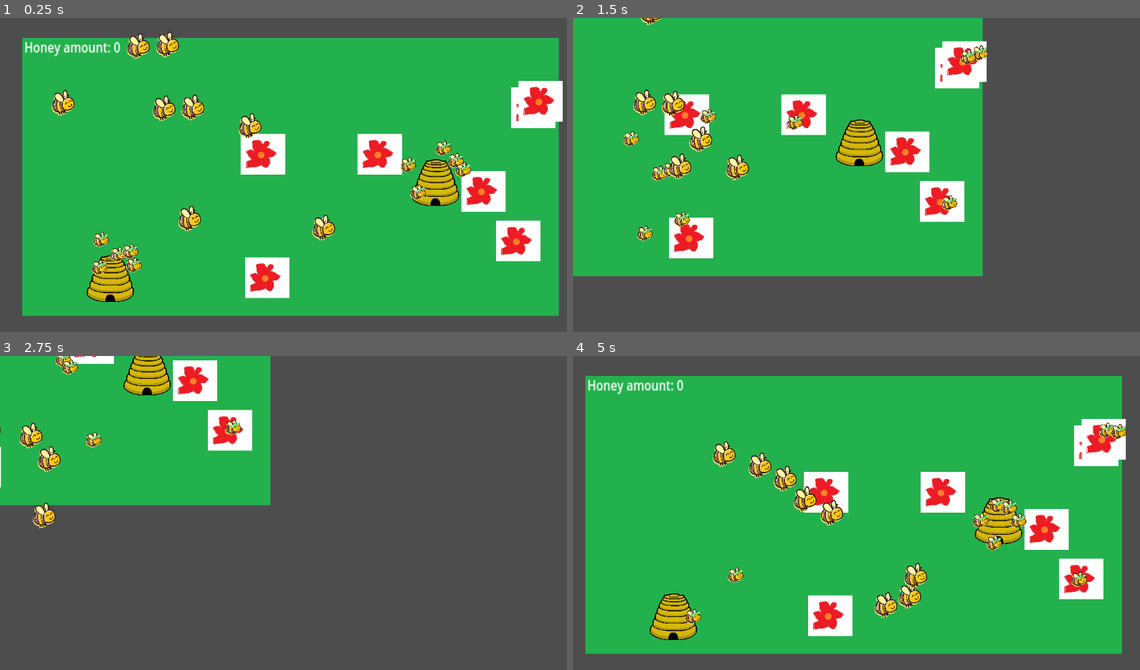
Above: before the commit, frames 1-4 (two rows, left to right).
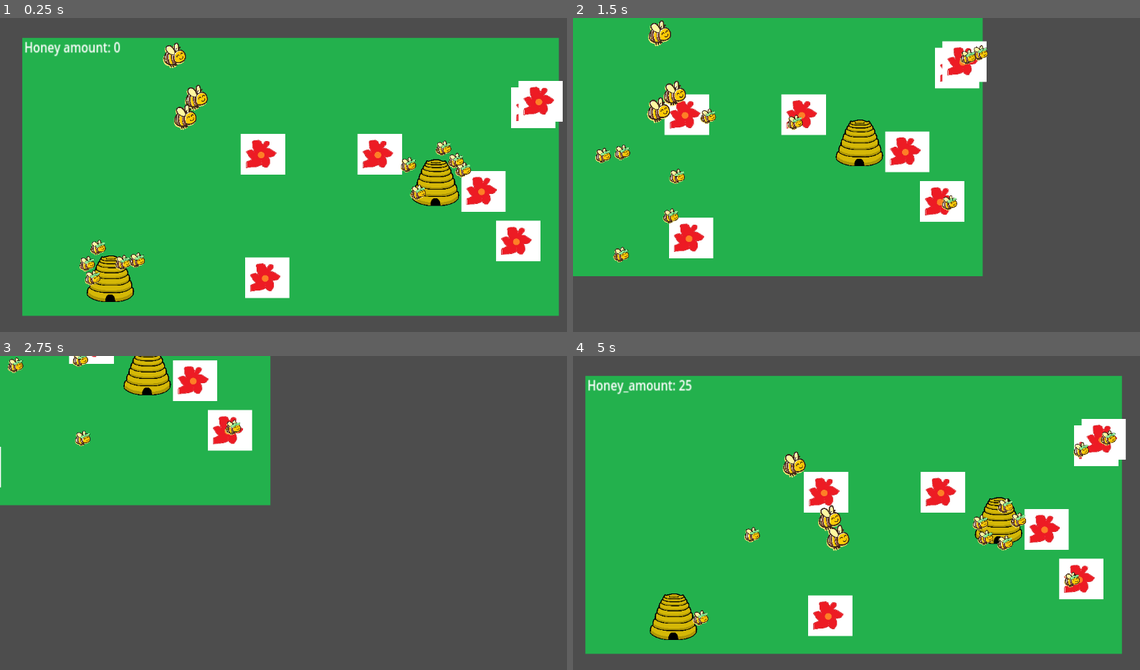
Above: after the commit, the same moments.

Repository: jam53/GMTK-Gamejam-2024
Game: Godot game, scene res://scenes/lawn.tscn
Same seed, same stepped clock (60 frames per second), same inputs: the game is played once before the commit and once after it.
Inputs (mouse positions are in pixels of both pictures, inside the frame that each line leads up to):
- Up to frame 1 (0.25 s): no input
- Up to frame 2 (1.5 s): move the mouse to (986, 162) at 0.52 s; hold D (right) 0.53-1.28 s; tap Z (disable_follow) at 0.6, 1.35 s; click (986, 162) at 0.67 s; move the mouse to (743, 193) at 1.27 s; hold S (down) from 1.28 s (still down)
- Up to frame 3 (2.75 s): move the mouse to (345, 447) at 2.02 s; release S (down) at 2.03 s; hold D (right) from 2.03 s (still down); tap Z (disable_follow) at 2.1 s
- Up to frame 4 (5 s): move the mouse to (828, 582) at 2.77 s; release D (right) at 2.78 s; hold W (up) 2.78-3.53 s; tap Z (disable_follow) at 2.85, 3.6, 4.35 s; click (828, 582) at 2.92 s; move the mouse to (1032, 563) at 3.52 s; hold A (left) from 3.53 s (still down); move the mouse to (686, 469) at 4.27 s

The runs differ from the first frame. In frame 1, 3.1% of the frame differs, in the area x 9-60%, y 4-86%; in frame 2, 2.6%; in frame 3, 1.2%; in frame 4, 4.1%, in the area x 8-98%, y 7-86%.

Commit message:
moved some code from pollinator to hive

Diff:
--- a/scenes/lawn.tscn
+++ b/scenes/lawn.tscn
@@ -40,21 +40,6 @@
 [node name="Bee6" parent="." instance=ExtResource("4_2lnta")]
 position = Vector2(263, 127)
 
-[node name="Bee7" parent="." instance=ExtResource("4_2lnta")]
-position = Vector2(263, 127)
-
-[node name="Bee8" parent="." instance=ExtResource("4_2lnta")]
-position = Vector2(573, 344)
-
-[node name="Bee2" parent="." instance=ExtResource("4_2lnta")]
-position = Vector2(530, 133)
-
-[node name="Bee3" parent="." instance=ExtResource("4_2lnta")]
-position = Vector2(266, 329)
-
-[node name="Bee4" parent="." instance=ExtResource("4_2lnta")]
-position = Vector2(71, 218)
-
 [node name="Player" type="CharacterBody2D" parent="."]
 position = Vector2(536, 289)
 script = ExtResource("2_j2s3r")
--- a/scenes/pollinator.tscn
+++ b/scenes/pollinator.tscn
@@ -17,8 +17,6 @@
 z_index = 1
 scale = Vector2(0.376313, 0.376313)
 script = ExtResource("1_o4nss")
-pollinateTime = null
-hiveTime = null
 
 [node name="BoidsComponent" parent="." node_paths=PackedStringArray("flock_area_shape") instance=ExtResource("1_ekwfm")]
 flock_area_shape = NodePath("FlockView")
--- a/scripts/hive.gd
+++ b/scripts/hive.gd
@@ -14,5 +14,7 @@
 	for i in range(capacity):
 		var pollinator = pollinator_template.instantiate()
 		pollinator.hive = self
-		# pollinator.game_manager = game_manager
 		add_child(pollinator)
+
+func bee_arrived():
+	game_manager.update_honey(5)
--- a/scripts/pollinator.gd
+++ b/scripts/pollinator.gd
@@ -39,6 +39,7 @@
 		print("Hive found")
 		_flower_found = false
 		_in_hive = true
+		hive.bee_arrived()
 		hive_timer.start()
 
 func _on_pollinate_timer_timeout():
@@ -47,6 +48,5 @@
 
 func _on_hive_timer_timeout():
 	print("Hivetime finished")
-	hive.game_manager.update_honey(5)
 	_in_hive = false
 	boids_component.lure = null
